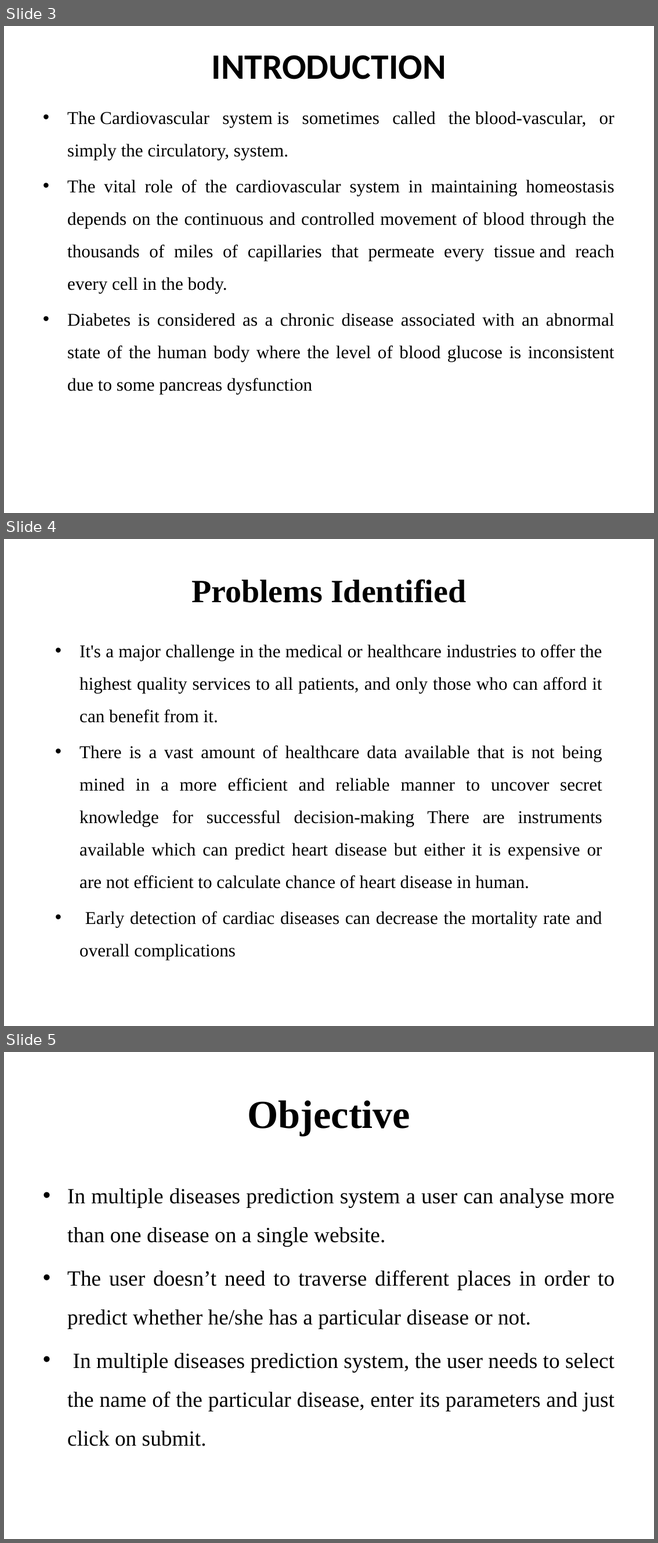
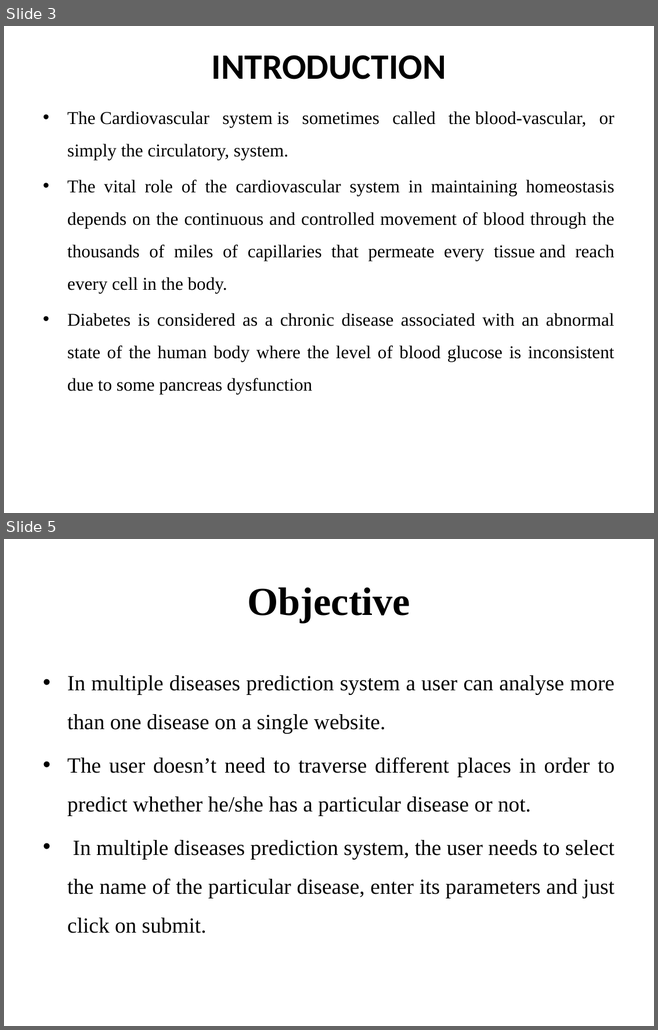
Before and after one commit to VarunKrishnanV/multi-disease-prediciton, a slide deck: others/ppt/finalPPT.pptx. Shown one above the other, each under a label of ours: slides 3, 4 and 5 before the commit, slides 3 and 5 after it; the slides between them are not shown. The pictures are 658x1543 and 658x1030 pixels, drawn with LibreOffice and Linux fonts; fonts in the diff are those of the drawing. Boxes give left, top, right and bottom in pixels: in the first picture for what was removed or moved away, otherwise in the second. Text is boxed around its words. In the diff, an @@ line names an element or a change of style, - is before the commit and + after.

```diff
--- a/others/ppt/finalPPT.pptx
+++ b/others/ppt/finalPPT.pptx
@@ slide 4 removed at [4,539,654,1026], background #FFFFFF @@
@@ title removed at [191,579,466,603] @@
-Problems Identified
@@ text removed at [79,645,602,960] @@
-• It's a major challenge in the medical or healthcare industries to offer the highest quality services to all patients, and only those who can afford it can benefit from it.
-• There is a vast amount of healthcare data available that is not being mined in a more efficient and reliable manner to uncover secret knowledge for successful decision-making There are instruments available which can predict heart disease but either it is expensive or are not efficient to calculate chance of heart disease in human.
-• Early detection of cardiac diseases can decrease the mortality rate and overall complications
```
Also in this commit, not shown: 5 slides changed, 3 slides added, 4 other slides removed, 14 other files.
